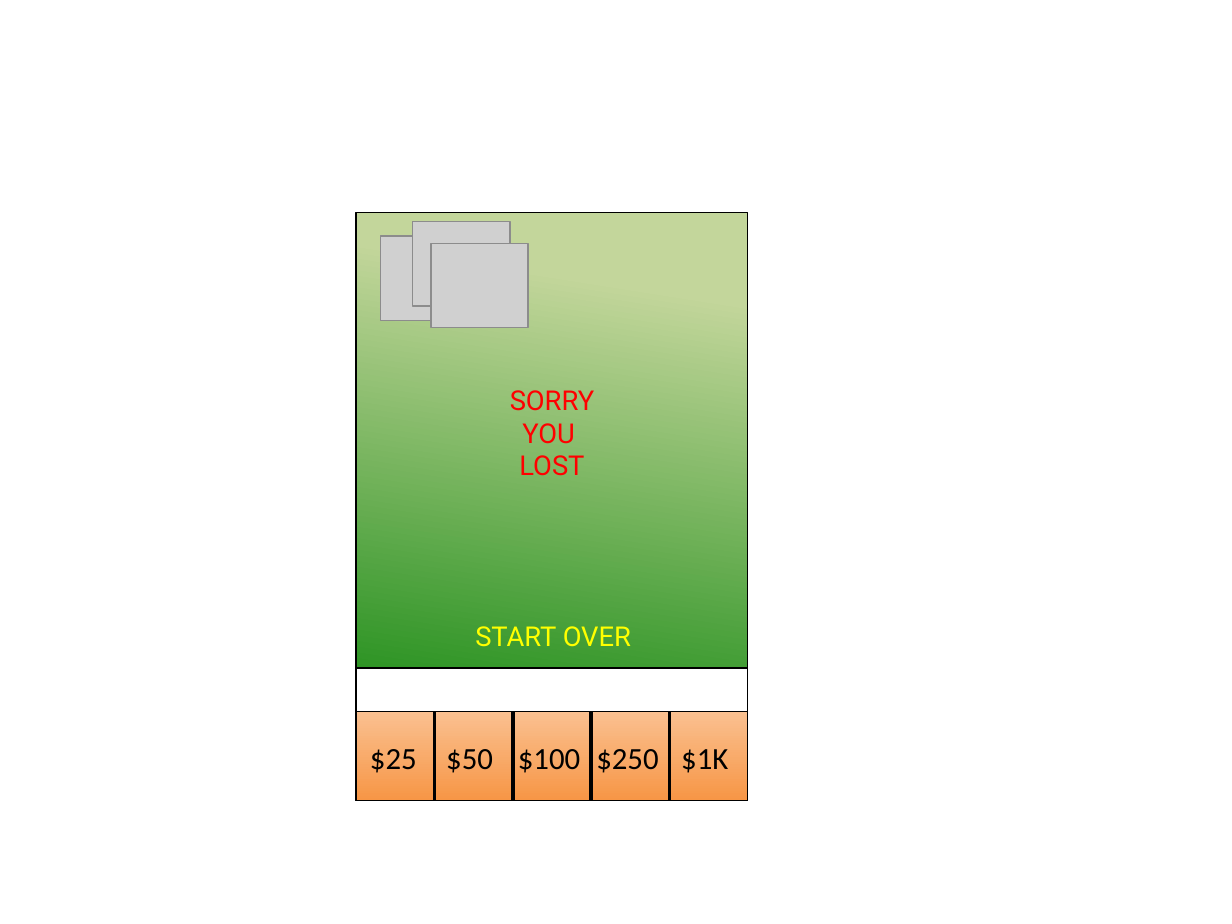
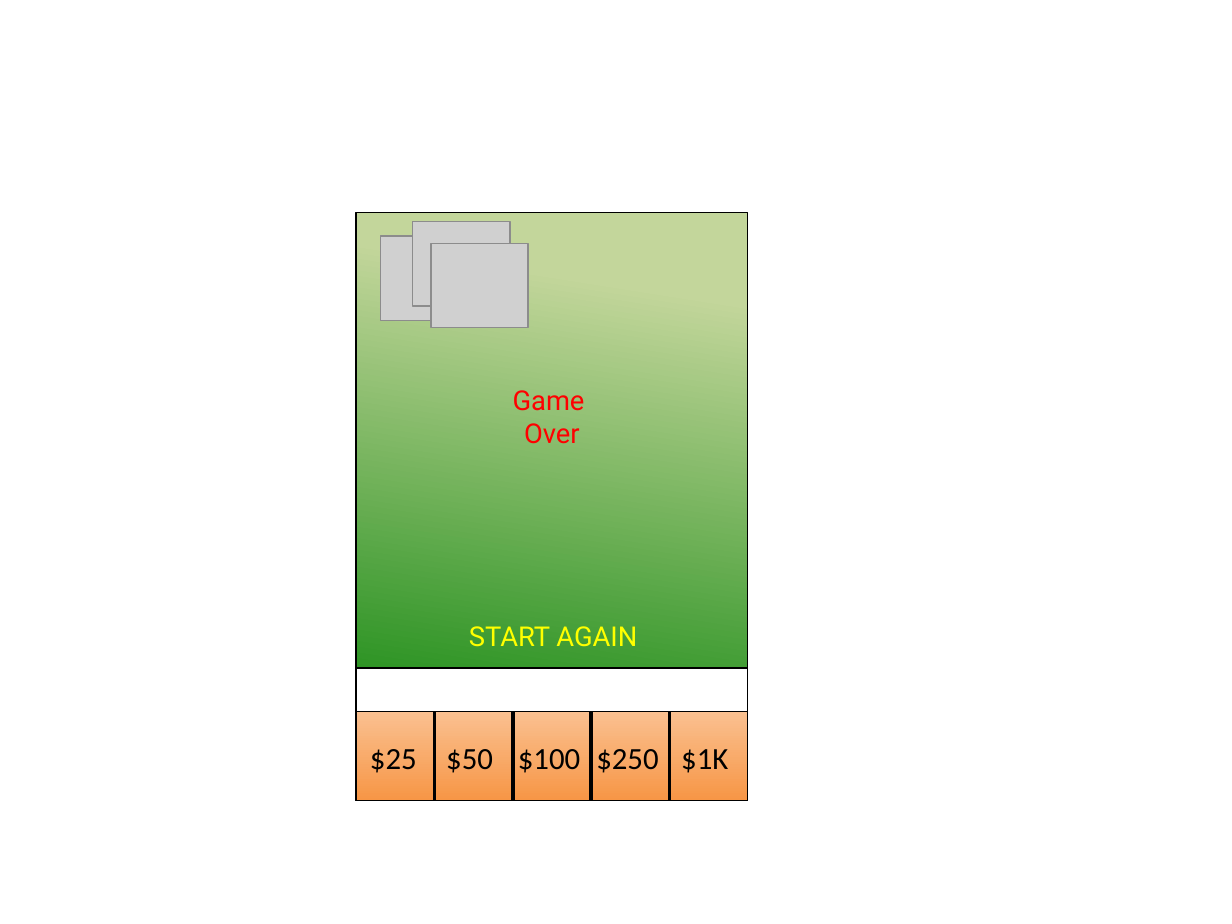
Before and after one commit to rwyant/MOB-DC-01, a slide deck: slide 6 of Assesments/Week 3/Felt Image Templates.pptx (slide 3 before the commit). Drawn at 1232x924 pixels with LibreOffice and Linux fonts; fonts in the diff are those of the drawing; grey boxes stand for pictures. Boxes give left, top, right and bottom in pixels: in the first picture for what was removed or moved away, otherwise in the second. Text is boxed around its words. In the diff, an @@ line names an element or a change of style, - is before the commit and + after.

```diff
--- a/Assesments/Week 3/Felt Image Templates.pptx
+++ b/Assesments/Week 3/Felt Image Templates.pptx
@@ text at (513,390,585,444): text changed @@
-SORRY
-YOU
-LOST
+Game
+Over
@@ text at (469,626,637,646): text changed @@
-START OVER
+START AGAIN
```
Also in this commit, not shown: 1 other slide changed, 3 slides added, 34 other files.
